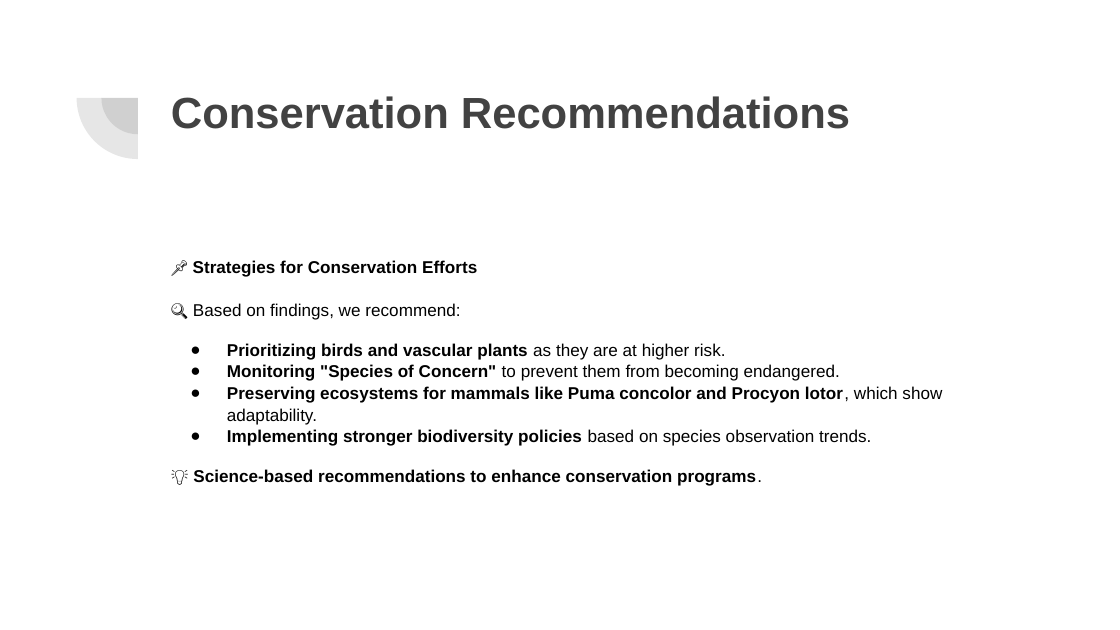
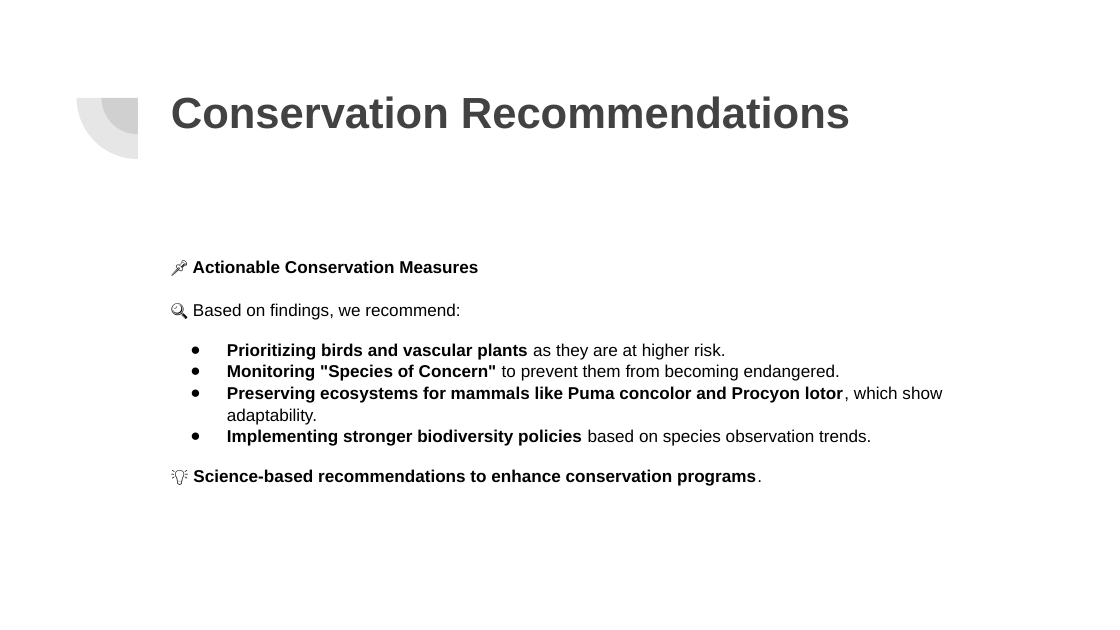
Before and after one commit to gabrielarcangelbol/biodiversity-in-national-parks, a slide deck: slide 4 of Exploring Biodiversity & Conservation in National Parks.pptx. Drawn at 1120x630 pixels with LibreOffice and Linux fonts; fonts in the diff are those of the drawing. Boxes give left, top, right and bottom in pixels: in the first picture for what was removed or moved away, otherwise in the second. Text is boxed around its words. In the diff, an @@ line names an element or a change of style, - is before the commit and + after.

```diff
--- a/Exploring Biodiversity & Conservation in National Parks.pptx
+++ b/Exploring Biodiversity & Conservation in National Parks.pptx
@@ text at (193,260,478,320): text changed; bold off @@
-📌 Strategies for Conservation Efforts
-🔍 Based on findings, we recommend:
+📌 Actionable Conservation Measures
+🔍 Based on findings, we recommend:
```
Also in this commit, not shown: 8 other slides changed, 1 slide added, 1 slide removed.
